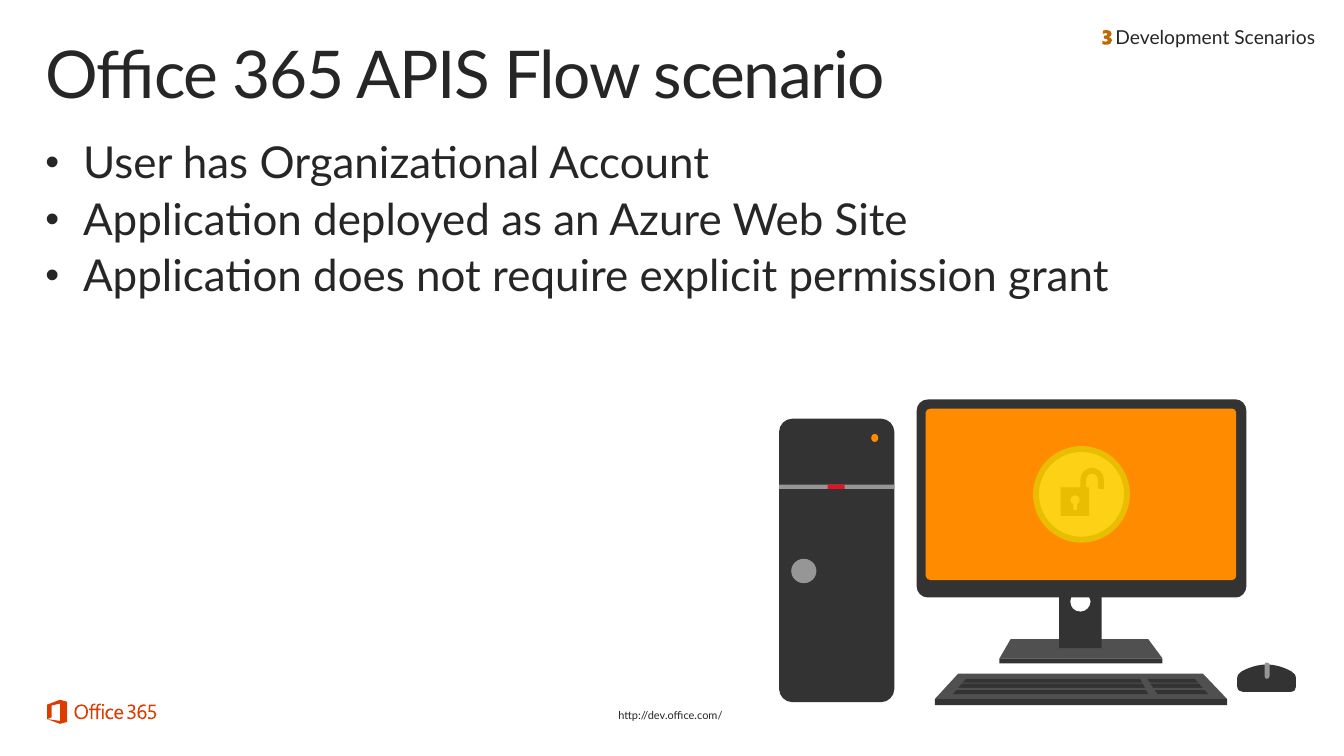
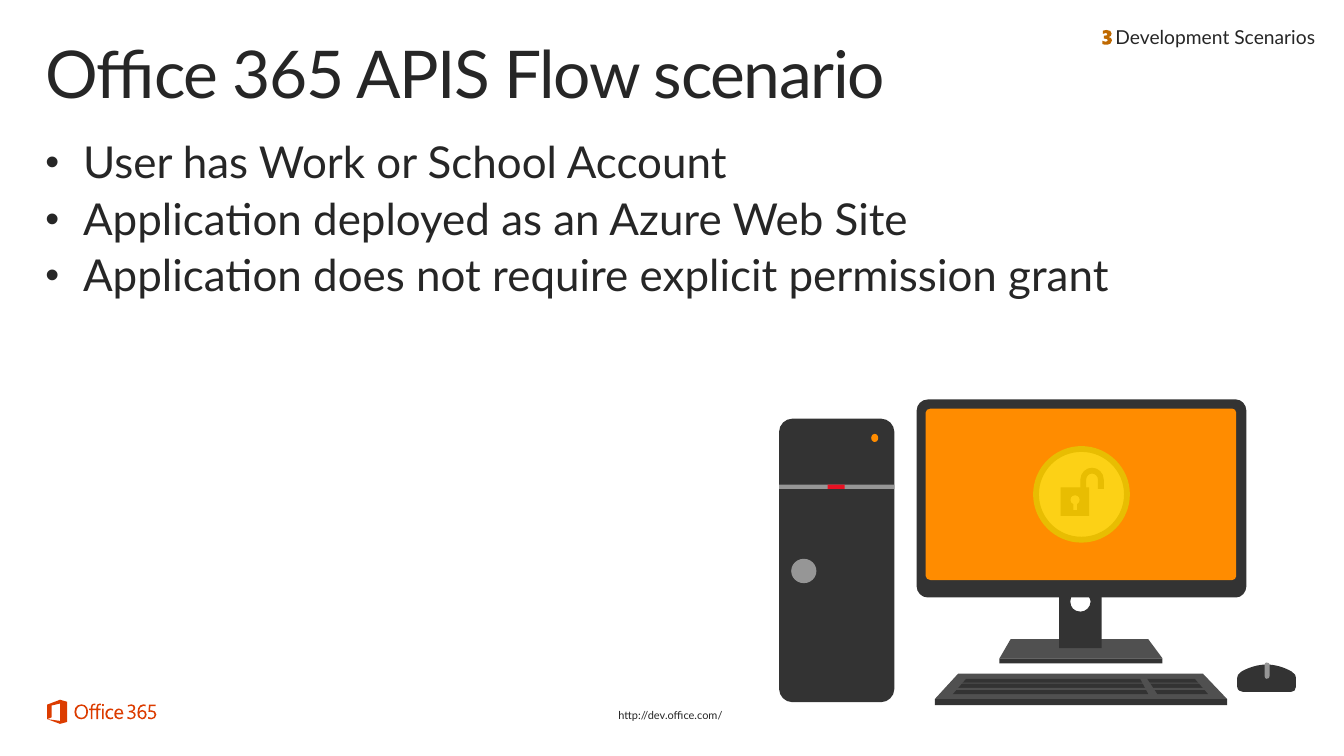
Before and after one commit to fabbbiob/TrainingContent, a slide deck: slide 28 of O3652/O3652-7 Deep Dive into Security and OAuth/O3652-7 Deep Dive into Security and OAuth.pptx. Drawn at 1344x756 pixels with LibreOffice and Linux fonts; fonts in the diff are those of the drawing; background and template pictures are left out. Boxes give left, top, right and bottom in pixels: in the first picture for what was removed or moved away, otherwise in the second. Text is boxed around its words. In the diff, an @@ line names an element or a change of style, - is before the commit and + after.

Commit message:
O3652-7: Updated text in slides.  This fixes issue #279.

```diff
--- a/O3652/O3652-7 Deep Dive into Security and OAuth/O3652-7 Deep Dive into Security and OAuth.pptx
+++ b/O3652/O3652-7 Deep Dive into Security and OAuth/O3652-7 Deep Dive into Security and OAuth.pptx
@@ text at [83,145,727,179]: text changed @@
-• User has Organizational Account
+• User has Work or School Account
```
Also in this commit, not shown: 6 other slides changed.
